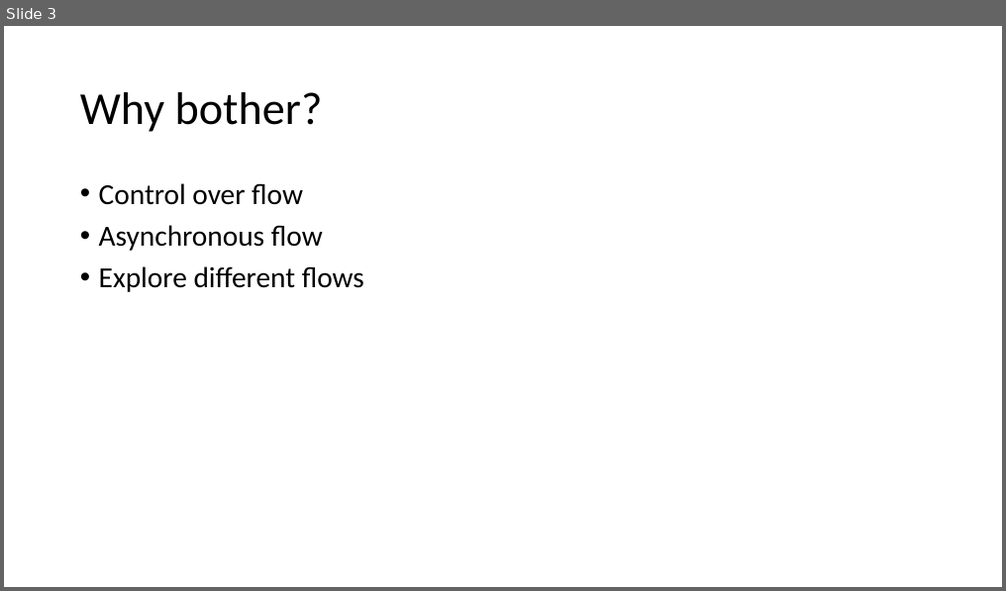
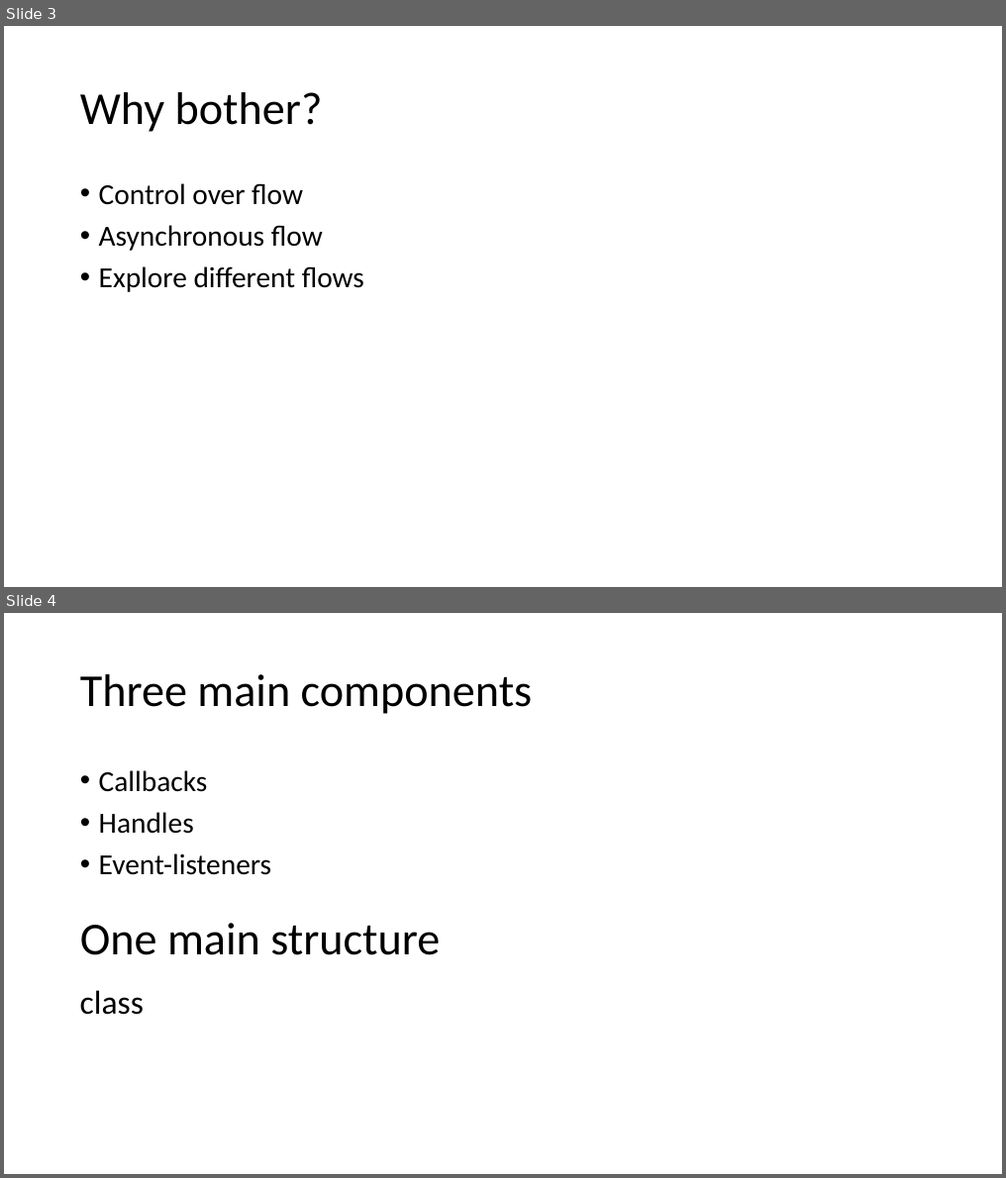
Before and after one commit to zhaENS/Project, a slide deck: Documents/lab Meetings/23-06-15/MatlabGUI.pptx. Shown one above the other, each under a label of ours: slide 3 before the commit, slides 3 and 4 after it. The pictures are 1006x591 and 1006x1178 pixels, drawn with LibreOffice and Linux fonts; fonts in the diff are those of the drawing. Boxes give left, top, right and bottom in pixels: in the first picture for what was removed or moved away, otherwise in the second. Text is boxed around its words. In the diff, an @@ line names an element or a change of style, - is before the commit and + after.

```diff
--- a/Documents/lab Meetings/23-06-15/MatlabGUI.pptx
+++ b/Documents/lab Meetings/23-06-15/MatlabGUI.pptx
@@ slide 4 added at [4, 613, 1002, 1174], background #FFFFFF @@
@@ title added at [80, 674, 533, 714], 44 pt, text #000000 @@
+Three main components
@@ text added at [99, 770, 271, 875], 28 pt, text #000000 @@
+• Callbacks
+• Handles
+• Event-listeners
@@ text added at [80, 923, 440, 956], 44 pt, text #000000 @@
+One main structure
@@ text added at [80, 990, 144, 1015], 32 pt, text #000000 @@
+class
```
Also in this commit, not shown: 6 slides changed, 1 other slide added, 1 other file.
